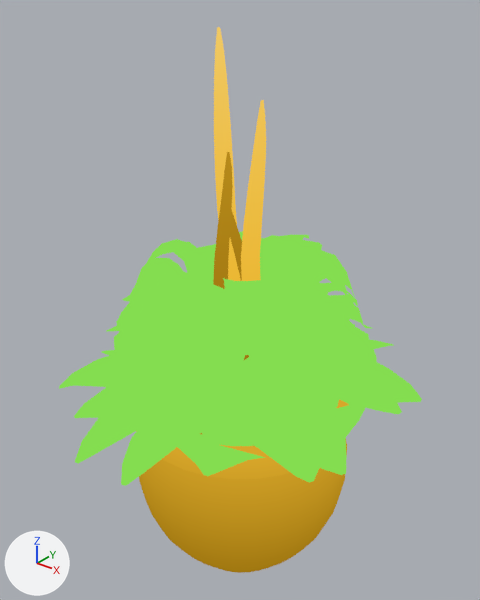
One commit to the glTF model assets/3D/small things/Topfpflanze3.glb: the scene before it, then after it.
Both versions are drawn from a 50 mm camera at (1.59, -2.0, 2.55) aimed at (-0.03, 0.03, 1.29). The lights are fixed; the arrows at lower left show +X, +Y and +Z. Where no turn or scale is listed for an object, it has been applied to the vertices.

In view in the first picture: 'Blume', 'Blume.001', 'Blumentopf.002', 'Pflanze.002'.
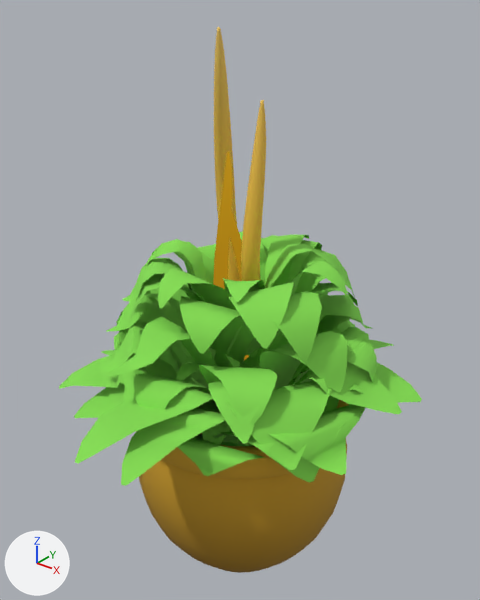
The newer file is also rescaled (x0.29) as a whole; pictures and numbers use the older file's frame.

Boxes (x1, y1, x2, y2) around the edits, measured in the pictures (480 x 600 px):
'Pflanze.002', recoloured
    both: (59, 231, 422, 483)
'Blumentopf.002', recoloured (yellow to brown)
    both: (139, 400, 349, 573)
'Blume', recoloured
    both: (214, 27, 266, 281)

The change, as a list of edits to the scene's bpy script:
```text
Change mat_auto:
    remove # nodes: BsdfTransparent, Emission, LightPath, MixShader, OutputMaterial, TexImage
    nodes: BsdfPrincipled, OutputMaterial, TexImage
Change me_plane_020:
    where me_plane_020.from_pydata(...)  # 1904 vertices, 1752 faces; spans x -0.74..0.74, y -0.9..0.89, z 0.46..1.55
    remove me_plane_020.materials.append(mat_plfanze)
    add me_plane_020.materials.append(mat_auto)  # picture img_gradienttextures
```
